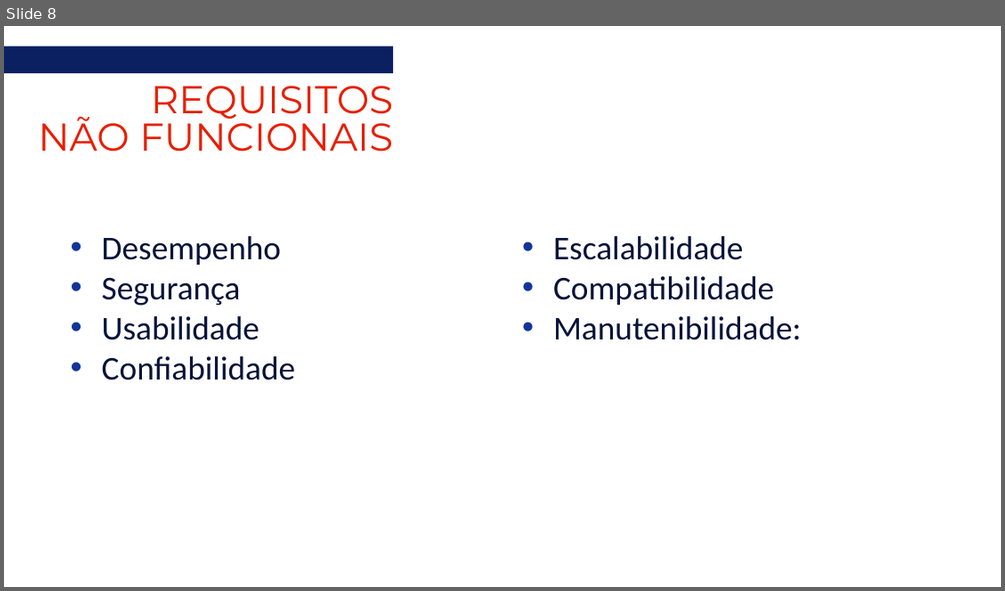
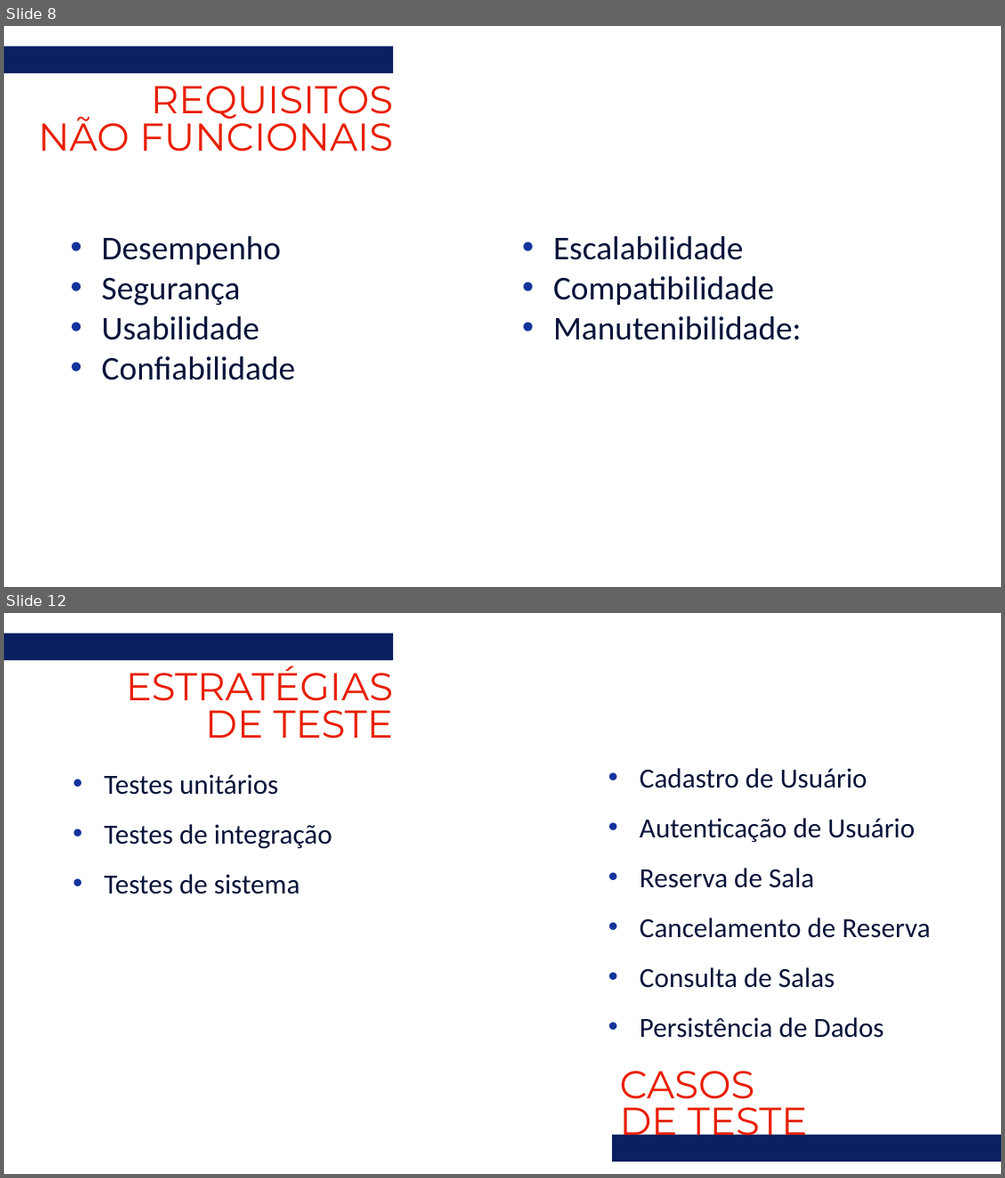
Before and after one commit to marcelo-belotto/projeto-ESI, a slide deck: docs/ReuniON.pptx. Shown one above the other, each under a label of ours: slide 8 before the commit, slides 8 and 12 after it; the slides between them are not shown. The pictures are 1005x591 and 1005x1178 pixels, drawn with LibreOffice and Linux fonts; fonts in the diff are those of the drawing. Boxes give left, top, right and bottom in pixels: in the first picture for what was removed or moved away, otherwise in the second. Text is boxed around its words. In the diff, an @@ line names an element or a change of style, - is before the commit and + after.

```diff
--- a/docs/ReuniON.pptx
+++ b/docs/ReuniON.pptx
@@ slide 12 added at <box>4,613,1001,1174</box>, background #FFFFFF @@
@@ rectangle added at <box>4,633,393,660</box>, fill #0B2060 @@
@@ text added at <box>126,666,393,738</box>, 28 pt, text #E81E01 @@
+ESTRATÉGIAS
+DE TESTE
@@ text added at <box>639,768,930,1038</box>, 20 pt, text #071339 @@
+• Cadastro de Usuário
+• Autenticação de Usuário
+• Reserva de Sala
+• Cancelamento de Reserva
+• Consulta de Salas
+• Persistência de Dados
@@ subtitle added at <box>104,774,332,894</box>, 20 pt, text #071339 @@
+• Testes unitários
+• Testes de integração
+• Testes de sistema
@@ text added at <box>620,1070,807,1144</box>, 28 pt, text #E81E01 @@
+CASOS
+DE TESTE
@@ rectangle added at <box>612,1135,1001,1161</box>, fill #0B2060 @@
```
Also in this commit, not shown: 1 slide changed, 7 other slides added, 2 slides removed.
